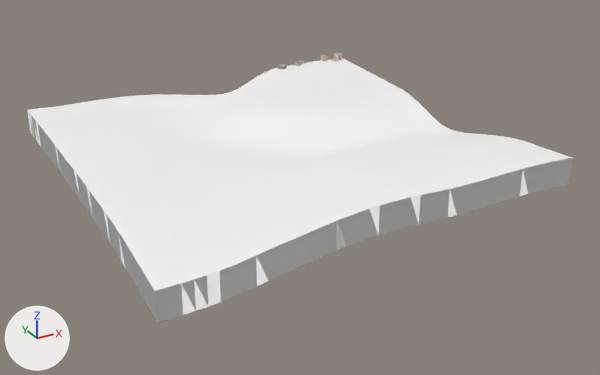
A saved change to the glTF model public/tiles/2/-3_-2.glb.
The view is the same before and after, from a 50 mm lens placed at (-3471.0, -249.0, 781.0), pointed at (-2523.0, 1475.0, -81.0). The lights are fixed; the arrows at lower left show +X, +Y and +Z. The picture after the commit comes second. Where no turn or scale is listed for an object, it has been applied to the vertices. Vertices at exactly the same position are counted once.

The older version as bpy lines, for what is in view:
```python
me_t2__3__2 = bpy.data.meshes.new('t2_-3_-2')
me_t2__3__2.from_pydata(...)  # 1909 vertices, 3608 faces; spans x -512.0..512.0, y -519.0..519.0, z -78.0..78.0
# faces by material slot: [3520, 88]
me_t2__3__2.materials.append(mat_far_terrain)  # white #ffffff
me_t2__3__2.materials.append(mat_far_building)
ob_t2__3__2 = bpy.data.objects.new('t2_-3_-2', me_t2__3__2)
ob_t2__3__2.location = (-2560.0, 1543.0, 9.0)
```
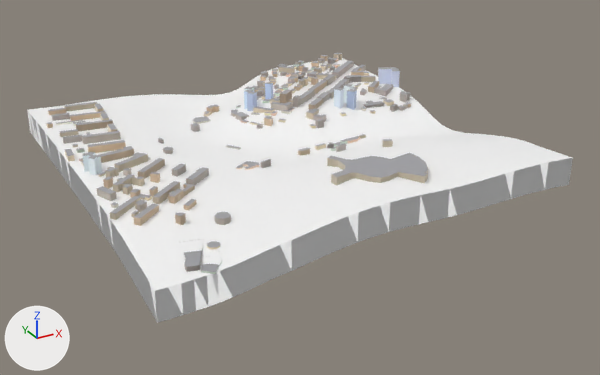
Where the newer file only moved an object's origin or applied its transform, the numbers keep the older frame.

Boxes (x1, y1, x2, y2) around the edits, measured in the pictures (600 x 375 px):
part 1 of me_t2__3__2, built on
    before: (377, 165, 402, 182)
    after: (191, 58, 428, 185)
part 2 of me_t2__3__2, added
    after: (46, 102, 271, 274)

Diff of the bpy script that builds the scene:
```diff
--- a/public/tiles/2/-3_-2.glb.py
+++ b/public/tiles/2/-3_-2.glb.py
@@ me_t2__3__2 @@
 # used by ob_t2__3__2; location = (-2560.0, 1543.0, 9.0)
-me_t2__3__2.from_pydata(...)  # 1909 vertices, 3608 faces; spans x -512.0..512.0, y -519.0..519.0, z -78.0..78.0
+me_t2__3__2.from_pydata(...)  # 4177 vertices, 6604 faces; spans x -512.0..526.0, y -524.0..519.0, z -79.0..98.0
+# me_t2__3__2 part 1: 2 vertices moved from x 77.0, y -417.0..-391.0, z 67.0..68.0 to x 77.0, y -417.0..-391.0, z 67.0..69.0; 1597 vertices added at x -127.0..526.0, y -477.0..496.0, z -8.0..98.0
+# me_t2__3__2 part 2: 655 vertices added at x -512.0..-90.0, y -524.0..460.0, z 0.0..77.0
+# other edits to the shape of me_t2__3__2 do not show in these pictures
 me_t2__3__2.materials.append(mat_far_terrain)
```
